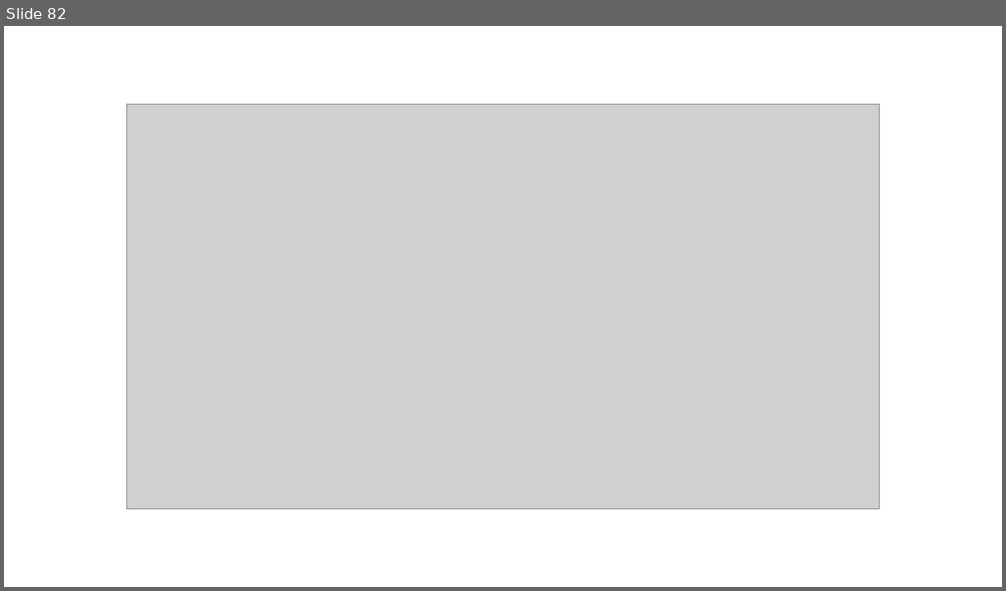
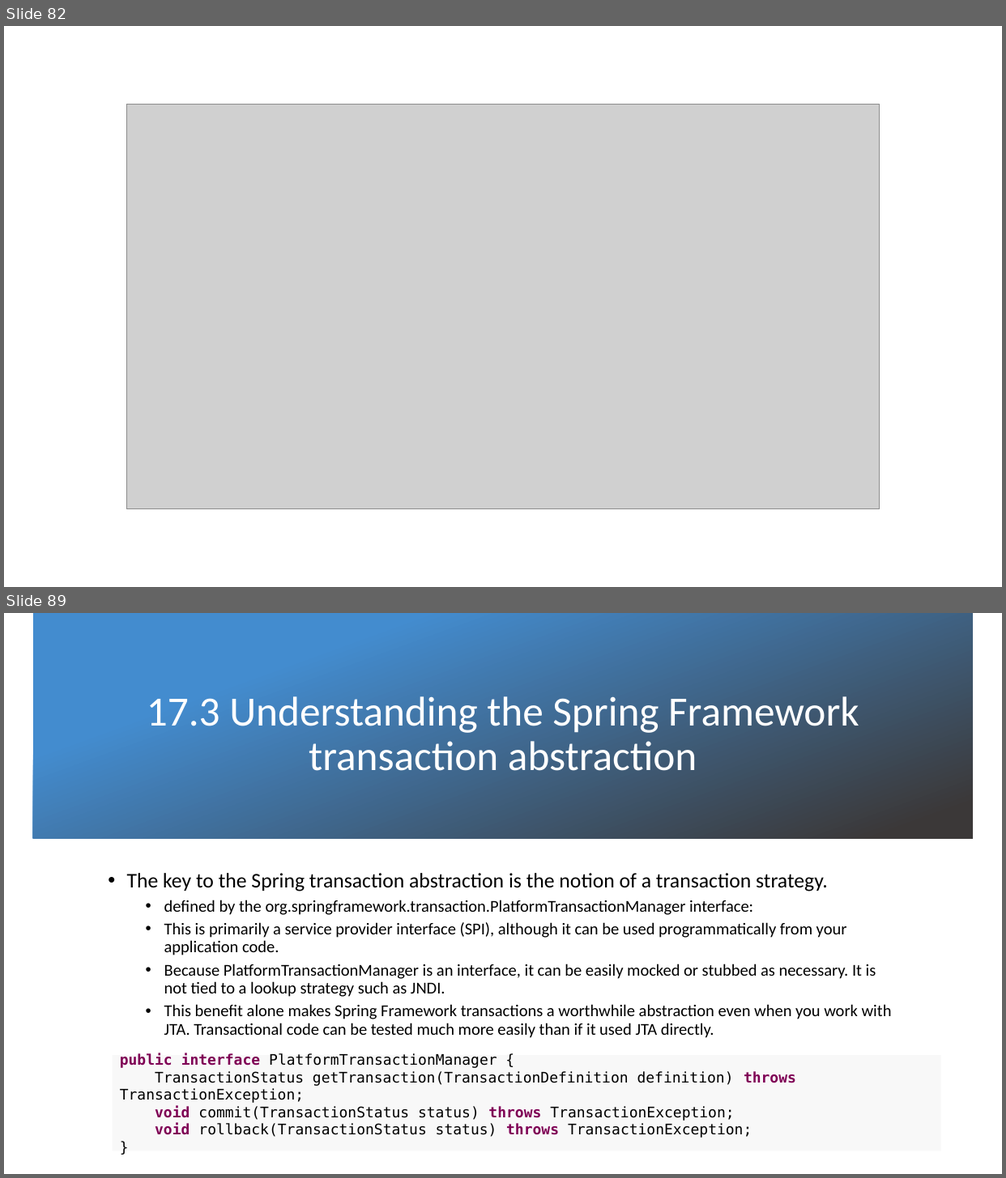
Before and after one commit to lawren43/mytest-repo, a slide deck: test-springmvc/doc/20181018-Spring JPA.pptx. Shown one above the other, each under a label of ours: slide 82 before the commit, slides 82 and 89 after it; the slides between them are not shown. The pictures are 1006x591 and 1006x1178 pixels, drawn with LibreOffice and Linux fonts; fonts in the diff are those of the drawing; grey boxes stand for pictures; background and template pictures are left out. Boxes give left, top, right and bottom in pixels: in the first picture for what was removed or moved away, otherwise in the second. Text is boxed around its words. In the diff, an @@ line names an element or a change of style, - is before the commit and + after.

```diff
--- a/test-springmvc/doc/20181018-Spring JPA.pptx
+++ b/test-springmvc/doc/20181018-Spring JPA.pptx
@@ slide 89 added at (x1=4, y1=613, x2=1002, y2=1174), background picture (left out) @@
@@ rectangle added at (x1=33, y1=613, x2=974, y2=838), fill gradient #438CCF to #3B3838 @@
@@ title added at (x1=147, y1=696, x2=859, y2=771), 40 pt, text #FFFFFF @@
+17.3 Understanding the Spring Framework transaction abstraction
@@ text added at (x1=127, y1=873, x2=892, y2=1038), 16 pt, text #000000 @@
+• The key to the Spring transaction abstraction is the notion of a transaction strategy.
+  • defined by the org.springframework.transaction.PlatformTransactionManager interface:
+  • This is primarily a service provider interface (SPI), although it can be used programmatically from your application code.
+  • Because PlatformTransactionManager is an interface, it can be easily mocked or stubbed as necessary. It is not tied to a lookup strategy such as JNDI.
+  • This benefit alone makes Spring Framework transactions a worthwhile abstraction even when you work with JTA. Transactional code can be tested much more easily than if it used JTA directly.
@@ rectangle added at (x1=113, y1=1055, x2=941, y2=1152), fill #F8F8F8, 14 pt, text #000000 @@
+public interface PlatformTransactionManager {
+TransactionStatus getTransaction(TransactionDefinition definition) throws TransactionException;
+void commit(TransactionStatus status) throws TransactionException;
+void rollback(TransactionStatus status) throws TransactionException;
+}
```
Also in this commit, not shown: 4 slides changed, 38 other slides added, 13 other files.
